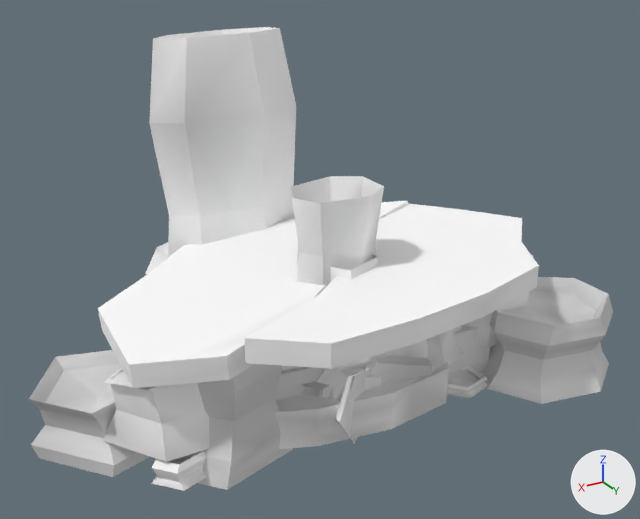
What one commit did to the glTF model assets/architecture/shrine/SM_Shrine_Vestige.glb.
The view is the same before and after, from a 50 mm camera at (2.36, 3.77, 2.83) aimed at (-0.1, -0.33, 0.78). The axes (+X, +Y, +Z) are drawn at lower right. The lights are the same throughout. The first picture is the older version. Vertices at exactly the same position are counted once.

The scene before the commit, as lines of its bpy script (objects in view):
```python
me_sm_shrine_coeur = bpy.data.meshes.new('SM_Shrine_Coeur')
me_sm_shrine_coeur.from_pydata(...)  # 601 vertices, 1174 faces; spans x -1.72..1.66, y -1.22..0.78, z 0.0..2.03
# faces by material slot: [484, 690]
me_sm_shrine_coeur.materials.append(mat_mat_shrine_stone)
me_sm_shrine_coeur.materials.append(mat_mat_shrine_moss)
me_sm_shrine_montant_a = bpy.data.meshes.new('SM_Shrine_Montant_A')
me_sm_shrine_montant_a.from_pydata(...)  # 113 vertices, 221 faces; spans x -0.31..0.335, y -0.246..0.245, z 0.0..1.333
# faces by material slot: [111, 110]
me_sm_shrine_montant_a.materials.append(mat_mat_shrine_stone)
me_sm_shrine_montant_a.materials.append(mat_mat_shrine_moss)
me_sm_shrine_step = bpy.data.meshes.new('SM_Shrine_Step')
me_sm_shrine_step.from_pydata(...)  # 384 vertices, 740 faces; spans x -0.85..0.83, y -0.5..0.45, z 0.0..0.3
# faces by material slot: [48, 692]
me_sm_shrine_step.materials.append(mat_mat_shrine_stone)
me_sm_shrine_step.materials.append(mat_mat_shrine_moss)
ob_sm_shrine_coeur = bpy.data.objects.new('SM_Shrine_Coeur', me_sm_shrine_coeur)
ob_sm_shrine_coeur.location = (0.0, 0.0, 0.0)
ob_sm_shrine_montant_a = bpy.data.objects.new('SM_Shrine_Montant_A', me_sm_shrine_montant_a)
ob_sm_shrine_montant_a.location = (0.0, 0.0, 0.0)
ob_sm_shrine_step = bpy.data.objects.new('SM_Shrine_Step', me_sm_shrine_step)
ob_sm_shrine_step.location = (0.0, 0.0, 0.0)
# also in view: 'SM_Shrine_Linteau' at (0.11, -0.04, 0.23); 'SM_Shrine_Muret_A' at (0.04, -0.06, 0.46); 'SM_Shrine_Muret_C' at (0.01, 0.01, 0.33); 'SM_Shrine_Muret_B' at (0.02, -0.06, 0.42)
```
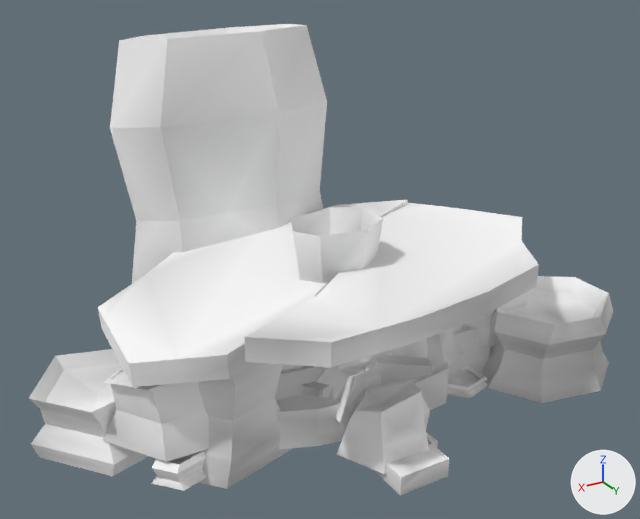
The change, as a diff of the scene's bpy script:
```diff
--- a/assets/architecture/shrine/SM_Shrine_Vestige.glb.py
+++ b/assets/architecture/shrine/SM_Shrine_Vestige.glb.py
@@ me_sm_shrine_montant_a @@
-me_sm_shrine_montant_a.from_pydata(...)  # 113 vertices, 221 faces; spans x -0.31..0.335, y -0.246..0.245, z 0.0..1.333
+me_sm_shrine_montant_a.from_pydata(...)  # 113 vertices, 217 faces; spans x -0.31..0.335, y -0.246..0.245, z 0.0..1.152
+# me_sm_shrine_montant_a part 1
+# 92 vertices are removed from x -0.31..0.335, y -0.246..0.245, z 0.098..1.333
+# 201 faces are deleted
+# 92 vertices are added at x -0.31..0.335, y -0.246..0.245, z 0.085..1.152
+# 119 new faces join them, mat_mat_shrine_stone
+# 78 new faces join them, mat_mat_shrine_moss
 me_sm_shrine_montant_a.materials.append(mat_mat_shrine_stone)
@@ me_sm_shrine_coeur @@
-me_sm_shrine_coeur.from_pydata(...)  # 601 vertices, 1174 faces; spans x -1.72..1.66, y -1.22..0.78, z 0.0..2.03
+me_sm_shrine_coeur.from_pydata(...)  # 601 vertices, 1174 faces; spans x -1.72..1.66, y -1.27..0.78, z 0.0..2.04
+# me_sm_shrine_coeur part 2: the loose piece of 81 vertices spanning x -0.41..0.77, y -1.22..-0.57, z 0.0..2.03 is rebuilt with 81 vertices and now spans x -0.68..1.07, y -1.27..-0.5, z 0.0..2.04
+# me_sm_shrine_coeur part 3
+# 9 vertices are removed from x -0.69..1.22, y -0.8..0.38, z 0.65..0.8
+# 49 faces are deleted
+# 3 vertices are added at (0.02, -0.77, 0.75), (-0.05, 0.02, 0.76), (-0.69, -0.65, 0.81)
+# 6 new vertices lie (-0.01, 0.0, -0.13) away from vertices in x -0.23..1.23, y -0.8..0.38, z 0.78..0.89
+# 45 new faces join them, mat_mat_shrine_stone
+# 4 new faces join them, mat_mat_shrine_moss
+# me_sm_shrine_coeur part 4: 866 kept faces spanning x -1.72..1.66, y -0.83..0.78, z 0.03..0.95 get new vertex colours
 me_sm_shrine_coeur.materials.append(mat_mat_shrine_stone)
@@ ob_sm_shrine_bordure_d @@
+ob_sm_shrine_bordure_d = bpy.data.objects.new('SM_Shrine_Bordure_D', me_sm_shrine_bordure_d)  # 208 vertices, 398 faces; spans x -0.256..0.213, y -0.725..0.725, z 0.0..0.324
+ob_sm_shrine_bordure_d.location = (0.0, 0.0, 0.0)
@@ ob_sm_shrine_bordure_g @@
+ob_sm_shrine_bordure_g = bpy.data.objects.new('SM_Shrine_Bordure_G', me_sm_shrine_bordure_g)  # 194 vertices, 371 faces; spans x -0.21..0.29, y -0.88..0.88, z 0.0..0.44
+ob_sm_shrine_bordure_g.location = (0.0, 0.0, 0.0)
```

Where the change shows, as pixel boxes [x1, y1, x2, y2] in the pictures (640 x 519 px; the box of a moved part takes in the faces that stretch with it):
'SM_Shrine_Coeur', reshaped: before [29, 27, 613, 490]; after [29, 24, 613, 489]
'SM_Shrine_Montant_A', reshaped: before [291, 176, 384, 287]; after [291, 207, 383, 284]
'SM_Shrine_Bordure_G', added: after [337, 381, 449, 495]
    faces in mat_mat_shrine_moss: [337, 381, 449, 495]
    faces in mat_mat_shrine_stone: [349, 392, 430, 474]
'SM_Shrine_Bordure_D', added (mostly hidden): after [363, 380, 438, 448]
    faces in mat_mat_shrine_moss: [364, 380, 438, 448]
part 2 of me_sm_shrine_coeur, rebuilt: before [149, 27, 296, 257]; after [110, 24, 327, 284]
part 3 of me_sm_shrine_coeur, moved or reshaped: before [100, 319, 253, 379]; after [100, 319, 253, 378]
part 4 of me_sm_shrine_coeur, recoloured: [29, 201, 613, 489] in both
